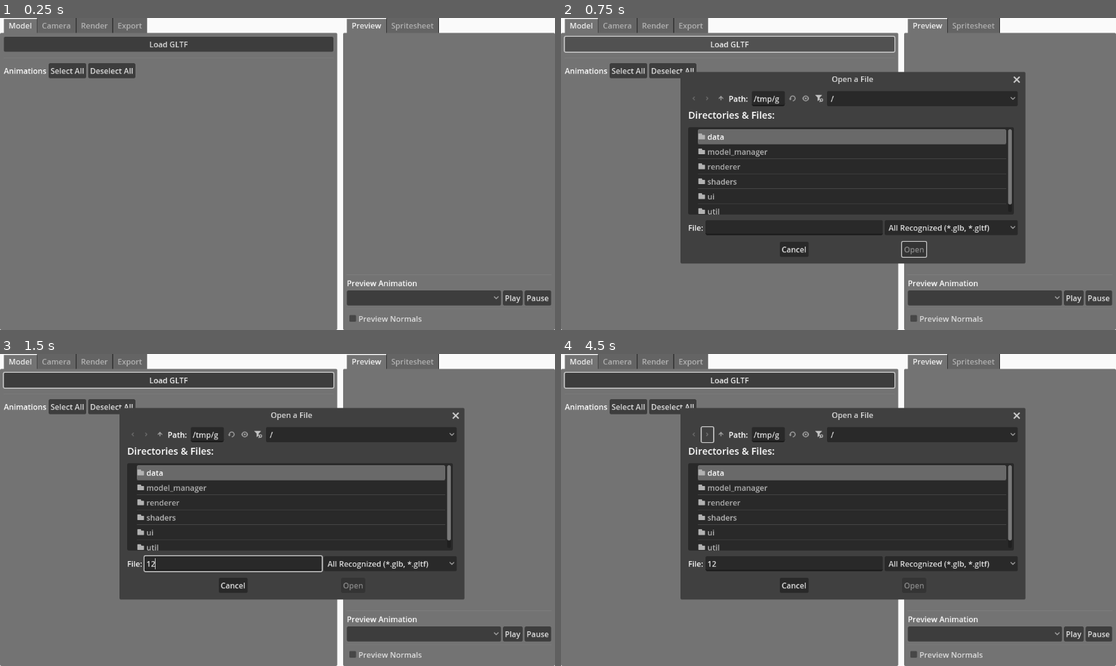
Above: before the commit, frames 1-4 (two rows, left to right).
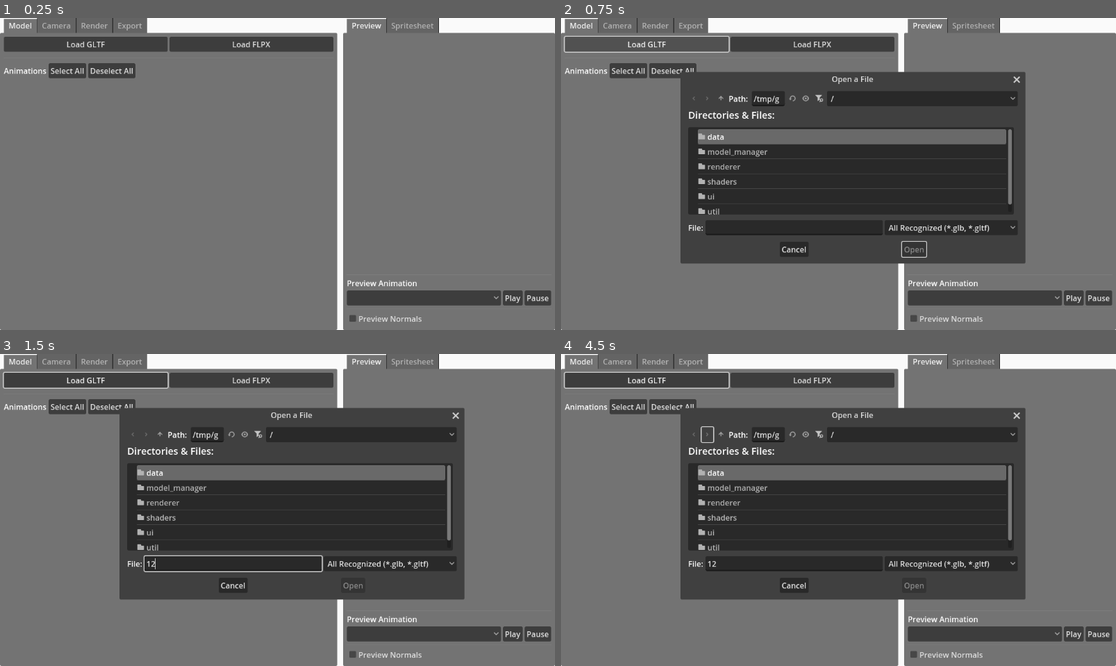
Above: after the commit, the same moments.

Repository: Caaz/FlatPixel
Game: Godot game, scene res://ui/main.tscn
Two runs of this game, one before a commit and one after it. Both use one fixed random seed, a clock stepped at 60 frames per second and the inputs below.
Inputs (mouse positions are in pixels of both pictures, inside the frame that each line leads up to):
- Up to frame 1 (0.25 s): no input
- Up to frame 2 (0.75 s): click "Load GLTF" at 0.5 s
- Up to frame 3 (1.5 s): click (233, 563) at 1.27 s; type "12" at 1.35 s
- Up to frame 4 (4.5 s): click "Load GLTF" (after the commit: "Load FLPX") at 2 s; click "Play" at 2.75 s; click "Play" at 3.5 s; click (705, 435) at 4.25 s

The runs differ from the first frame. In frame 1, 0.2% of the frame differs, in the area x 12-49%, y 6-11%; in frame 2, 0.5%; in frame 3, 0.5%, in the area x 12-61%, y 5-12%; in frame 4, 0.5%.

Commit message:
loading flpx files

Diff:
--- a/data/session.gd
+++ b/data/session.gd
@@ -4,6 +4,8 @@
 signal on_camera_settings_updated
 signal on_render_settings_updated
 signal on_export_settings_updated
+
+signal on_flpx_loaded
 
 signal on_render
 
@@ -44,3 +46,16 @@
 	if SpritesheetRenderer.rendering:
 		return
 	set_most_recent_render(await SpritesheetRenderer.build_render())
+
+func load_flpx_file(filepath: String):
+	load_flpx(FlpxHandler.read_flpx_from_file(filepath))
+
+func load_flpx(flpx: FlpxContents):
+	load_model(flpx.model_settings.model_path)
+	model_settings.selected_animations = flpx.model_settings.selected_animations
+
+	set_camera_settings(flpx.camera_settings)
+	set_render_settings(flpx.render_settings)
+	set_export_settings(flpx.export_settings)
+
+	on_flpx_loaded.emit()
--- a/ui/panels/camera_panel.gd
+++ b/ui/panels/camera_panel.gd
@@ -1,13 +1,13 @@
 extends MarginContainer
 
-@onready var model_rotation_slider = %ModelRotationSlider
-@onready var model_rotation_spin_box = %ModelRotationSpinBox
+@onready var model_rotation_slider: Slider = %ModelRotationSlider
+@onready var model_rotation_spin_box: SpinBox = %ModelRotationSpinBox
 
-@onready var offset_x_spin_box = %XSpinBox
-@onready var offset_y_spin_box = %YSpinBox
-@onready var offset_z_spin_box = %ZSpinBox
+@onready var offset_x_spin_box: SpinBox = %XSpinBox
+@onready var offset_y_spin_box: SpinBox = %YSpinBox
+@onready var offset_z_spin_box: SpinBox = %ZSpinBox
 
-@onready var tilt_spin_box = %TiltSpinBox
+@onready var tilt_spin_box: SpinBox = %TiltSpinBox
 
 @onready var projection_option_button: OptionButton = %ProjectionOptionButton
 
@@ -16,9 +16,8 @@
 @onready var perspective_only_v_box: VBoxContainer = %PerspectiveOnlyVBox
 @onready var perspective_fov_spin_box: SpinBox = %PerspectiveFovSpinBox
 
-var current_settings: CameraSettings
-
 func _ready():
+	Session.on_flpx_loaded.connect(_on_flpx_loaded)
 	_on_value_changed.call_deferred()
 
 func _on_value_changed():
@@ -47,3 +46,20 @@
 	offset_x_spin_box.value = center.x
 	offset_y_spin_box.value = center.y
 	_on_value_changed()
+
+func _on_flpx_loaded():
+	model_rotation_slider.set_value_no_signal(Session.camera_settings.model_rotation)
+	model_rotation_spin_box.set_value_no_signal(Session.camera_settings.model_rotation)
+
+	offset_x_spin_box.set_value_no_signal(Session.camera_settings.camera_offset.x)
+	offset_y_spin_box.set_value_no_signal(Session.camera_settings.camera_offset.y)
+	offset_z_spin_box.set_value_no_signal(Session.camera_settings.camera_offset.z)
+
+	tilt_spin_box.set_value_no_signal(Session.camera_settings.camera_tilt)
+
+	projection_option_button.selected = 0 if Session.camera_settings.ortho_camera else 1
+	ortho_only_v_box.visible = Session.camera_settings.ortho_camera
+	perspective_only_v_box.visible = not Session.camera_settings.ortho_camera
+
+	ortho_size_spin_box.set_value_no_signal(Session.camera_settings.ortho_camera_size)
+	perspective_fov_spin_box.set_value_no_signal(Session.camera_settings.perspective_camera_fov)
--- a/ui/panels/export_panel.gd
+++ b/ui/panels/export_panel.gd
@@ -4,6 +4,9 @@
 @onready var spritesheet_columns_spinbox: SpinBox = %SpritesheetColumnsSpinbox
 @onready var export_normals_checkbox: CheckBox = %ExportNormalsCheckbox
 
+func _ready():
+	Session.on_flpx_loaded.connect(_on_flpx_loaded)
+	_build_export_settings.call_deferred()
 
 func _on_file_dialog_file_selected(path: String) -> void:
 	if not path.ends_with(".png"):
@@ -20,3 +23,11 @@
 
 func _do_export():
 	Exporter.export()
+
+func _save_flpx(path: String):
+	FlpxHandler.save_session_flpx(path)
+
+func _on_flpx_loaded():
+	export_path_edit.text = Session.export_settings.export_path
+	spritesheet_columns_spinbox.set_value_no_signal(Session.export_settings.spritesheet_columns)
+	export_normals_checkbox.set_pressed_no_signal(Session.export_settings.export_normals)
--- a/ui/panels/export_panel.tscn
+++ b/ui/panels/export_panel.tscn
@@ -13,6 +13,11 @@
 [node name="FileDialog" type="FileDialog" parent="."]
 initial_position = 2
 filters = PackedStringArray("*.png")
+use_native_dialog = true
+
+[node name="SaveFlpxDialog" type="FileDialog" parent="."]
+access = 2
+filters = PackedStringArray("*.flpx")
 use_native_dialog = true
 
 [node name="VBoxContainer" type="VBoxContainer" parent="."]
@@ -55,13 +60,24 @@
 layout_mode = 2
 size_flags_vertical = 3
 
-[node name="ExportButton" type="Button" parent="VBoxContainer"]
+[node name="SaveHBox" type="HBoxContainer" parent="VBoxContainer"]
 layout_mode = 2
+
+[node name="ExportButton" type="Button" parent="VBoxContainer/SaveHBox"]
+layout_mode = 2
+size_flags_horizontal = 3
 text = "Export"
 
+[node name="SaveFlpxButton" type="Button" parent="VBoxContainer/SaveHBox"]
+layout_mode = 2
+size_flags_horizontal = 3
+text = "Save FLPX"
+
 [connection signal="file_selected" from="FileDialog" to="." method="_on_file_dialog_file_selected"]
+[connection signal="file_selected" from="SaveFlpxDialog" to="." method="_save_flpx"]
 [connection signal="text_changed" from="VBoxContainer/ExportPathHBox/ExportPath" to="." method="_build_export_settings" unbinds=1]
 [connection signal="pressed" from="VBoxContainer/ExportPathHBox/OpenExportPathDialogueButton" to="FileDialog" method="show"]
 [connection signal="value_changed" from="VBoxContainer/SpritesheetColumnsSpinbox" to="." method="_build_export_settings" unbinds=1]
 [connection signal="pressed" from="VBoxContainer/ExportNormalsCheckbox" to="." method="_build_export_settings"]
-[connection signal="pressed" from="VBoxContainer/ExportButton" to="." method="_do_export"]
+[connection signal="pressed" from="VBoxContainer/SaveHBox/ExportButton" to="." method="_do_export"]
+[connection signal="pressed" from="VBoxContainer/SaveHBox/SaveFlpxButton" to="SaveFlpxDialog" method="show"]
--- a/ui/panels/model_panel.gd
+++ b/ui/panels/model_panel.gd
@@ -6,9 +6,13 @@
 
 func _ready():
 	Session.on_model_updated.connect(_on_model_updated)
+	Session.on_flpx_loaded.connect(_on_flpx_loaded)
 
 func on_model_path_selected(filepath: String):
 	Session.load_model(filepath)
+
+func _load_flpx(filepath: String):
+	Session.load_flpx_file(filepath)
 
 func _on_model_updated():
 	for child in animations_container.get_children():
@@ -35,3 +39,7 @@
 func _deselect_all_animations():
 	for child in animations_container.get_children():
 		child.button_pressed = false
+
+func _on_flpx_loaded():
+	for child in animations_container.get_children():
+		child.set_pressed_no_signal(child.text in Session.model_settings.selected_animations)
--- a/ui/panels/model_panel.tscn
+++ b/ui/panels/model_panel.tscn
@@ -21,12 +21,29 @@
 filters = PackedStringArray("*.glb", "*.gltf")
 use_native_dialog = true
 
+[node name="LoadFlpxDialog" type="FileDialog" parent="."]
+title = "Open a File"
+ok_button_text = "Open"
+file_mode = 0
+access = 2
+filters = PackedStringArray("*.flpx")
+use_native_dialog = true
+
 [node name="VBoxContainer" type="VBoxContainer" parent="."]
 layout_mode = 2
 
-[node name="LoadGltfButton" type="Button" parent="VBoxContainer"]
+[node name="LoadHBox" type="HBoxContainer" parent="VBoxContainer"]
 layout_mode = 2
+
+[node name="LoadGltfButton" type="Button" parent="VBoxContainer/LoadHBox"]
+layout_mode = 2
+size_flags_horizontal = 3
 text = "Load GLTF"
+
+[node name="LoadFlpxButton" type="Button" parent="VBoxContainer/LoadHBox"]
+layout_mode = 2
+size_flags_horizontal = 3
+text = "Load FLPX"
 
 [node name="HSeparator" type="HSeparator" parent="VBoxContainer"]
 custom_minimum_size = Vector2(0, 16)
@@ -56,6 +73,8 @@
 layout_mode = 2
 
 [connection signal="file_selected" from="FileDialog" to="." method="on_model_path_selected"]
-[connection signal="pressed" from="VBoxContainer/LoadGltfButton" to="FileDialog" method="show"]
+[connection signal="file_selected" from="LoadFlpxDialog" to="." method="_load_flpx"]
+[connection signal="pressed" from="VBoxContainer/LoadHBox/LoadGltfButton" to="FileDialog" method="show"]
+[connection signal="pressed" from="VBoxContainer/LoadHBox/LoadFlpxButton" to="LoadFlpxDialog" method="show"]
 [connection signal="pressed" from="VBoxContainer/AnimationsTopHBox/SelectAllButton" to="." method="_select_all_animations"]
 [connection signal="pressed" from="VBoxContainer/AnimationsTopHBox/DeselectAllButton" to="." method="_deselect_all_animations"]
--- a/ui/panels/render_panel.gd
+++ b/ui/panels/render_panel.gd
@@ -13,6 +13,7 @@
 var color_pickers: Array[PaletteColorPicker] = []
 
 func _ready():
+	Session.on_flpx_loaded.connect(_on_flpx_loaded)
 	_on_value_changed.call_deferred()
 
 func _on_value_changed():
@@ -49,6 +50,10 @@
 	picker.set_color(color)
 	_on_value_changed()
 
+func _add_color_to_palette_no_signal(color: Color):
+	var picker := _construct_palette_picker()
+	picker.set_color(color)
+
 func _remove_palette_color(picker: PaletteColorPicker):
 	color_pickers.erase(picker)
 	picker.queue_free()
@@ -71,3 +76,14 @@
 
 func _run_render():
 	Session.run_render()
+
+func _on_flpx_loaded():
+	x_spin_box.set_value_no_signal(Session.render_settings.resolution.x)
+	y_spin_box.set_value_no_signal(Session.render_settings.resolution.y)
+
+	fps_spin_box.set_value_no_signal(Session.render_settings.render_fps)
+
+	color_quantization_checkbox.set_pressed_no_signal(Session.render_settings.use_color_quantization)
+	_clear_palette()
+	for color in Session.render_settings.quantization_palette:
+		_add_color_to_palette_no_signal(color)
--- a/util/flpx_handler.gd
+++ b/util/flpx_handler.gd
@@ -1,4 +1,6 @@
 class_name FlpxHandler
+
+const FLPX_EXTENSION: String = ".flpx"
 
 static func get_session_flpx() -> FlpxContents:
 	var flpx = FlpxContents.new()
@@ -69,3 +71,18 @@
 	flpx.export_settings.export_normals = dict["export"]["export_normals"]
 
 	return flpx
+
+
+static func save_session_flpx(path: String):
+	if not path.ends_with(FLPX_EXTENSION):
+		path = path + FLPX_EXTENSION
+
+	var session_flpx_data = get_session_flpx_string()
+	var file = FileAccess.open(path, FileAccess.WRITE)
+	file.store_string(session_flpx_data)
+	file.close()
+
+static func read_flpx_from_file(path: String) -> FlpxContents:
+	var file = FileAccess.open(path, FileAccess.READ)
+	var flpx_string = file.get_as_text()
+	return get_flpx_from_string(flpx_string)
